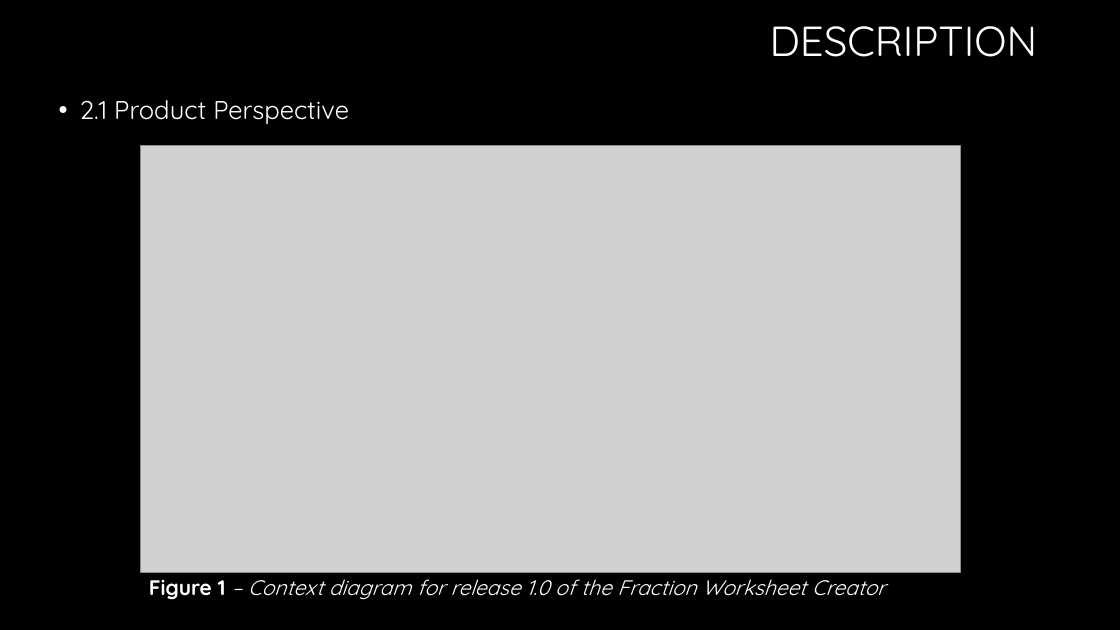
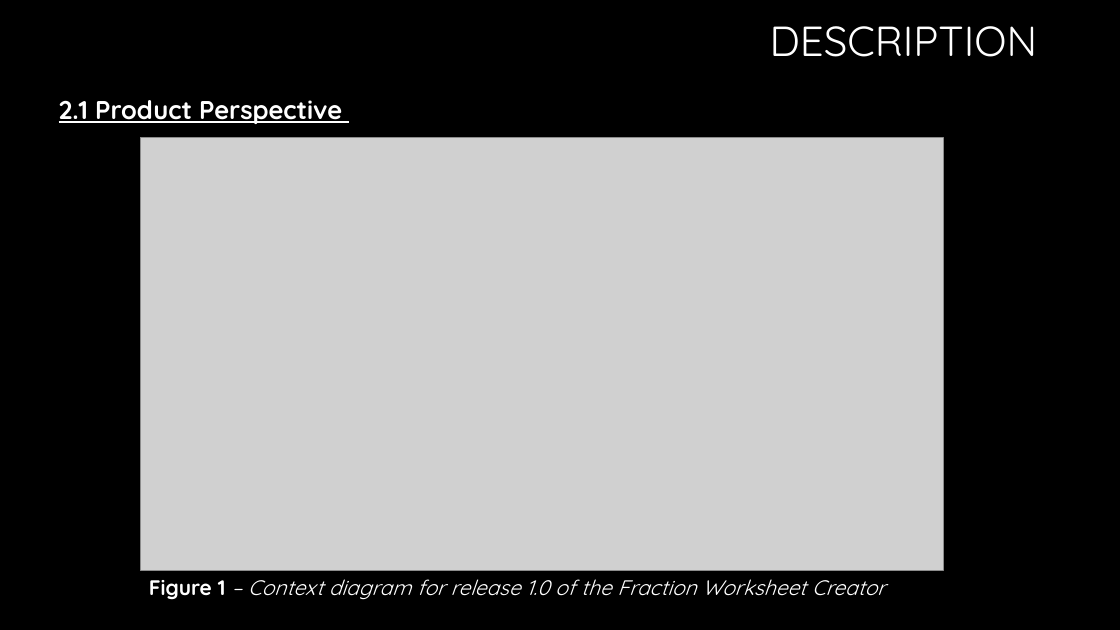
Before and after one commit to sarahakk/fraction-worksheet-creator, a slide deck: slide 5 of Presentation Elementary Engineers .pptx (slide 4 before the commit). Drawn at 1120x630 pixels with LibreOffice and Linux fonts; fonts in the diff are those of the drawing; grey boxes stand for pictures; background and template pictures are left out. Boxes give left, top, right and bottom in pixels: in the first picture for what was removed or moved away, otherwise in the second. Text is boxed around its words. In the diff, an @@ line names an element or a change of style, - is before the commit and + after.

```diff
--- a/Presentation Elementary Engineers .pptx
+++ b/Presentation Elementary Engineers .pptx
@@ text "2.1 Product Perspective" at <box>59,100,342,124</box>: bold on, underline on; bullet • to none @@
@@ picture: place and size @@
-picture at <box>140,146,960,573</box>
+picture at <box>140,137,943,571</box>
```
Also in this commit, not shown: 9 other slides changed, 4 slides added.
